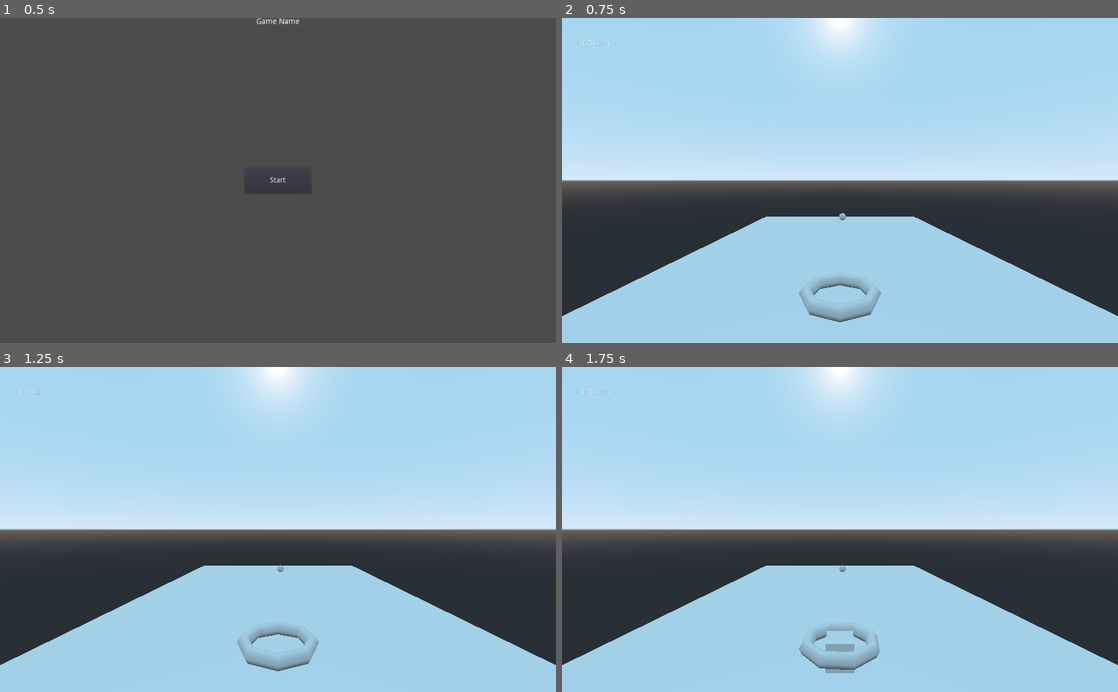
Above: before the commit, frames 1-4 (two rows, left to right).
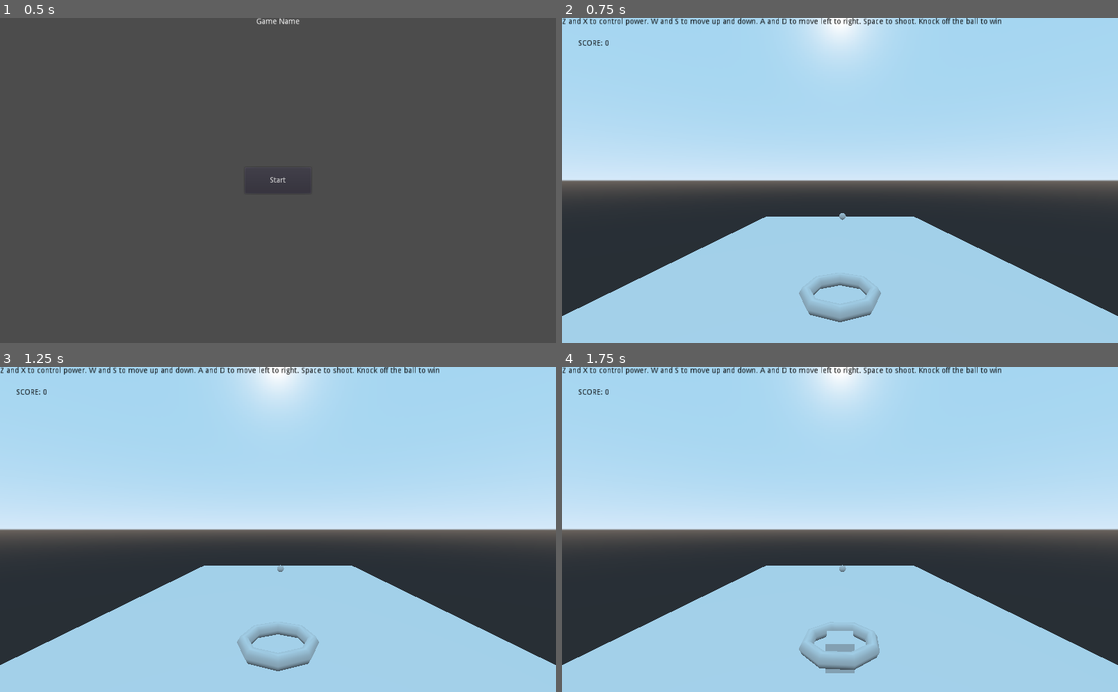
Above: after the commit, the same moments.

Repository: PandorasGit/P3-paroberts
Game: Godot game, scene res://MainMenu/MainMenu.tscn
Two runs of this game, one before a commit and one after it. Both use one fixed random seed, a clock stepped at 60 frames per second and the inputs below.
Inputs:
- Up to frame 1 (0.5 s): no input
- Up to frame 2 (0.75 s): click "Start" at 0.5 s
- Up to frame 3 (1.25 s): no input
- Up to frame 4 (1.75 s): tap Enter at 1.25 s; hold D (yaw_right) from 1.28 s (still down); tap Space (shoot) at 1.35 s

Frame 1 is identical in both runs. In frame 2, 0.7% of the frame differs, in the area x 0-79%, y 0-63%; in frame 3, 0.7%; in frame 4, 0.7%.

Commit message:
Add music and soundeffects

Diff:
--- a/project/HUD/HUD.gd
+++ b/project/HUD/HUD.gd
@@ -6,6 +6,8 @@
 
 onready var _score_label := find_node("ScoreLabel")
 onready var _restart_button := find_node("RestartButton")
+onready var _select_sound := find_node("SelectSound")
+onready var _load_timer := find_node("LoadTimer")
 
 
 func _on_score_updated(score: int) -> void:
@@ -17,4 +19,9 @@
 
 
 func _on_RestartButton_pressed():
+	_select_sound.play()
+	_load_timer.start()
+
+
+func _on_LoadTimer_timeout():
 	emit_signal("restarted")
--- a/project/HUD/HUD.tscn
+++ b/project/HUD/HUD.tscn
@@ -1,6 +1,7 @@
-[gd_scene load_steps=2 format=2]
+[gd_scene load_steps=3 format=2]
 
 [ext_resource path="res://HUD/HUD.gd" type="Script" id=1]
+[ext_resource path="res://Common/select.wav" type="AudioStream" id=2]
 
 [node name="HUD" type="Control"]
 anchor_right = 1.0
@@ -12,7 +13,14 @@
 margin_top = 40.0
 margin_right = 87.0
 margin_bottom = 54.0
+custom_colors/font_color = Color( 0, 0, 0, 1 )
 text = "SCORE: 0"
+
+[node name="Controls" type="Label" parent="."]
+margin_right = 40.0
+margin_bottom = 14.0
+custom_colors/font_color = Color( 0, 0, 0, 1 )
+text = "Z and X to control power. W and S to move up and down. A and D to move left to right. Space to shoot. Knock off the ball to win"
 
 [node name="RestartButton" type="Button" parent="."]
 visible = false
@@ -26,4 +34,11 @@
 margin_bottom = 100.0
 text = "RESTART"
 
+[node name="SelectSound" type="AudioStreamPlayer" parent="."]
+stream = ExtResource( 2 )
+
+[node name="LoadTimer" type="Timer" parent="."]
+wait_time = 0.1
+
 [connection signal="pressed" from="RestartButton" to="." method="_on_RestartButton_pressed"]
+[connection signal="timeout" from="LoadTimer" to="." method="_on_LoadTimer_timeout"]
--- a/project/MainMenu/MainMenu.gd
+++ b/project/MainMenu/MainMenu.gd
@@ -2,8 +2,16 @@
 
 
 onready var _world := preload("res://World/World.tscn")
+onready var _select_sound := find_node("SelectSound")
+onready var _load_timer := find_node("LoadTimer")
 
 
-func _on_StartButton_pressed():
+func _on_StartButton_pressed() -> void:
+	_select_sound.play()
+	_load_timer.start()
+
+
+
+func _on_Load_Timer_timeout() -> void:
 	# warning-ignore:return_value_discarded
 	get_tree().change_scene_to(_world)
--- a/project/MainMenu/MainMenu.tscn
+++ b/project/MainMenu/MainMenu.tscn
@@ -1,6 +1,7 @@
-[gd_scene load_steps=2 format=2]
+[gd_scene load_steps=3 format=2]
 
 [ext_resource path="res://MainMenu/MainMenu.gd" type="Script" id=1]
+[ext_resource path="res://Common/select.wav" type="AudioStream" id=2]
 
 [node name="MainMenu" type="Control"]
 anchor_right = 1.0
@@ -27,4 +28,11 @@
 margin_bottom = 24.0
 text = "Start"
 
+[node name="SelectSound" type="AudioStreamPlayer" parent="."]
+stream = ExtResource( 2 )
+
+[node name="LoadTimer" type="Timer" parent="."]
+wait_time = 0.1
+
 [connection signal="pressed" from="StartButton" to="." method="_on_StartButton_pressed"]
+[connection signal="timeout" from="LoadTimer" to="." method="_on_Load_Timer_timeout"]
--- a/project/Projectile/Projectile.gd
+++ b/project/Projectile/Projectile.gd
@@ -1,8 +1,12 @@
 extends RigidBody
+
+
+onready var _sfx := find_node("SFX")
 
 
 func fire(impulse: Vector3) -> void:
 	apply_impulse(Vector3.ZERO, impulse)
+	_sfx.play()
 
 
 func _on_VisibilityNotifier_screen_exited() -> void:
--- a/project/Projectile/Projectile.tscn
+++ b/project/Projectile/Projectile.tscn
@@ -1,6 +1,7 @@
-[gd_scene load_steps=3 format=2]
+[gd_scene load_steps=4 format=2]
 
 [ext_resource path="res://Projectile/Projectile.gd" type="Script" id=1]
+[ext_resource path="res://Projectile/shoot.wav" type="AudioStream" id=2]
 
 [sub_resource type="BoxShape" id=1]
 
@@ -18,5 +19,8 @@
 wait_time = 3.0
 autostart = true
 
+[node name="SFX" type="AudioStreamPlayer" parent="."]
+stream = ExtResource( 2 )
+
 [connection signal="screen_exited" from="VisibilityNotifier" to="." method="_on_VisibilityNotifier_screen_exited"]
 [connection signal="timeout" from="DespawnTimer" to="." method="_on_DespawnTimer_timeout"]
--- /dev/null
+++ b/project/SoundTrack/SoundTrack.tscn
@@ -0,0 +1,10 @@
+[gd_scene load_steps=2 format=2]
+
+[ext_resource path="res://SoundTrack/ost.ogg" type="AudioStream" id=1]
+
+[node name="SoundTrack" type="Node2D"]
+
+[node name="MusicPlayer" type="AudioStreamPlayer" parent="."]
+stream = ExtResource( 1 )
+volume_db = -5.0
+autoplay = true
--- a/project/World/World.gd
+++ b/project/World/World.gd
@@ -12,6 +12,7 @@
 onready var _main_menu := load("res://MainMenu/MainMenu.tscn")
 onready var _hud := find_node("HUD")
 onready var _target := find_node("Target")
+onready var _score_sound := find_node("ScoreSound")
 
 
 func _ready() -> void:
@@ -26,6 +27,7 @@
 
 
 func _on_target_killed() -> void:
+	_score_sound.play()
 	_score += 1
 	emit_signal("score_updated", _score)
 	if _score == _winning_score:
--- a/project/World/World.tscn
+++ b/project/World/World.tscn
@@ -1,9 +1,10 @@
-[gd_scene load_steps=6 format=2]
+[gd_scene load_steps=7 format=2]
 
 [ext_resource path="res://Launcher/Launcher.tscn" type="PackedScene" id=1]
 [ext_resource path="res://Target/Target.tscn" type="PackedScene" id=2]
 [ext_resource path="res://HUD/HUD.tscn" type="PackedScene" id=3]
 [ext_resource path="res://World/World.gd" type="Script" id=4]
+[ext_resource path="res://World/score.wav" type="AudioStream" id=5]
 
 [sub_resource type="CubeMesh" id=1]
 size = Vector3( 50, 2, 75 )
@@ -29,3 +30,6 @@
 transform = Transform( 1, 0, 0, 0, 1, 0, 0, 0, 1, 0.710283, 2.97171, -9.95106 )
 
 [node name="HUD" parent="." instance=ExtResource( 3 )]
+
+[node name="ScoreSound" type="AudioStreamPlayer" parent="."]
+stream = ExtResource( 5 )
--- a/project/project.godot
+++ b/project/project.godot
@@ -13,6 +13,10 @@
 config/name="project"
 run/main_scene="res://MainMenu/MainMenu.tscn"
 config/icon="res://icon.png"
+
+[autoload]
+
+Mixer="*res://SoundTrack/SoundTrack.tscn"
 
 [gui]
 
Not shown, added: project/Common/select.wav.import
Not shown, added: project/Projectile/shoot.wav.import
Not shown, added: project/SoundTrack/ost.ogg.import
Not shown, added: project/World/score.wav.import
Not shown, changed: README.md
Not shown, added: project/Common/select.wav
Not shown, added: project/Projectile/shoot.wav
Not shown, added: project/SoundTrack/ost.ogg
Not shown, added: project/World/score.wav
